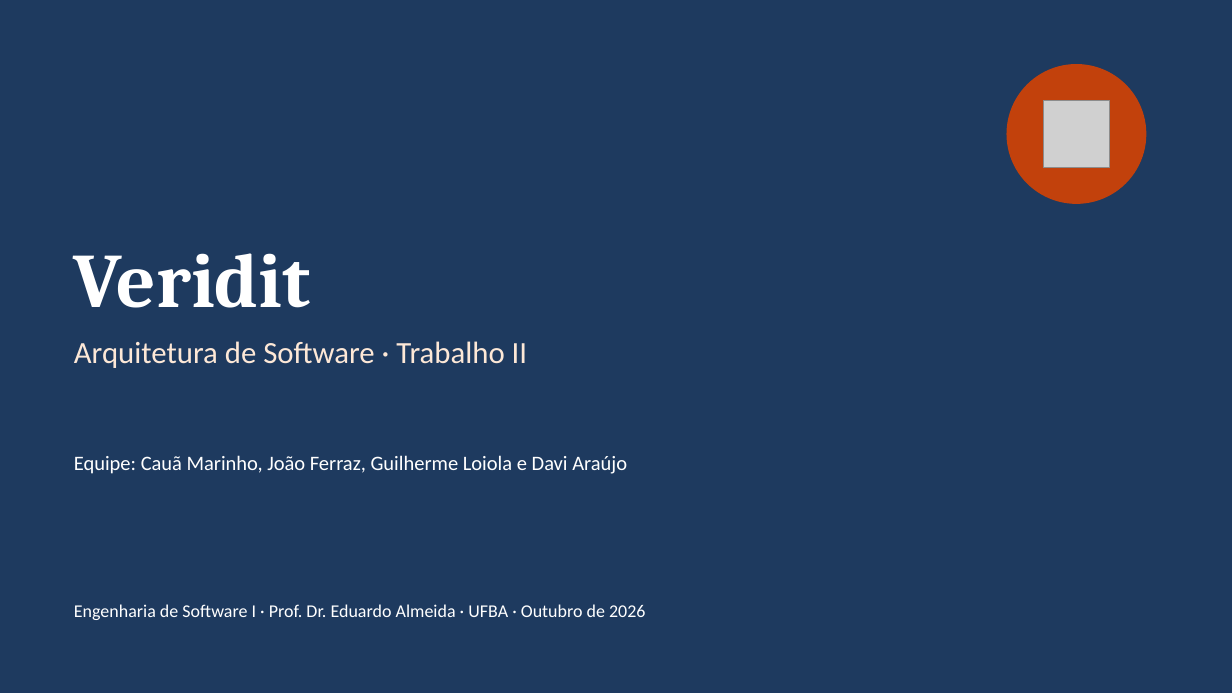
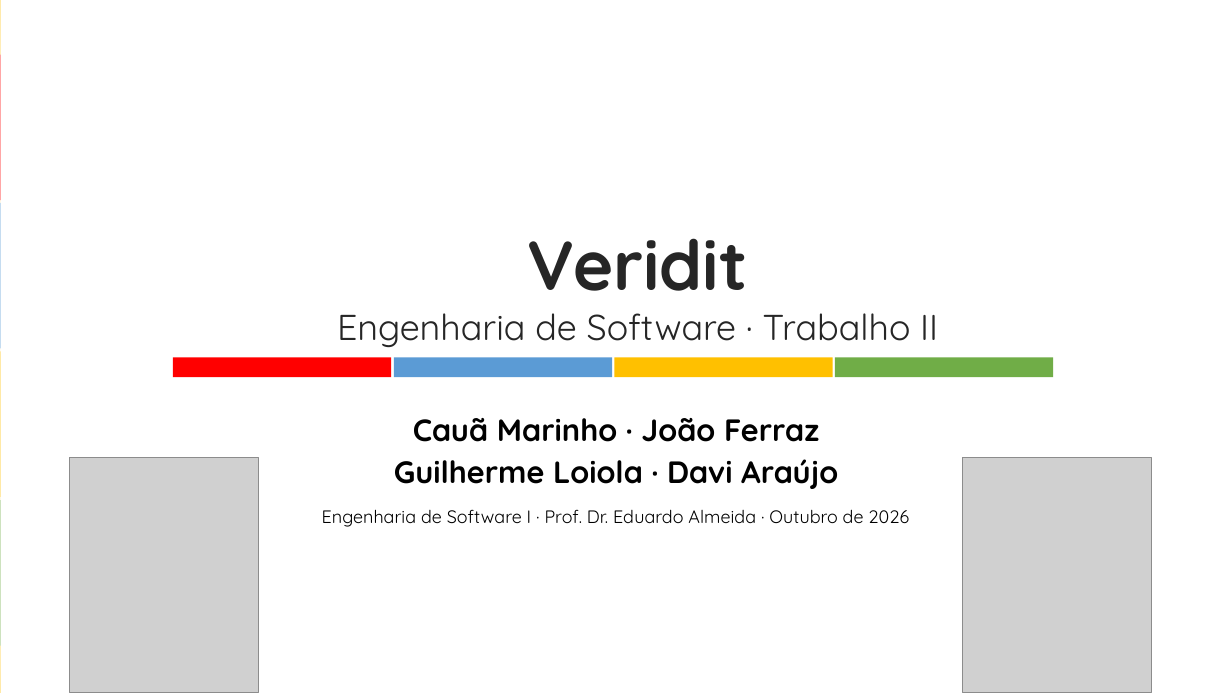
Before and after one commit to cauaalmeida01/projeto2, a slide deck: slide 1 of entregas/veridit-apresentacao-arquitetura.pptx. Drawn at 1232x693 pixels with LibreOffice and Linux fonts; fonts in the diff are those of the drawing; grey boxes stand for pictures. Boxes give left, top, right and bottom in pixels: in the first picture for what was removed or moved away, otherwise in the second. Text is boxed around its words. In the diff, an @@ line names an element or a change of style, - is before the commit and + after.

```diff
--- a/entregas/veridit-apresentacao-arquitetura.pptx
+++ b/entregas/veridit-apresentacao-arquitetura.pptx
@@ background #1E3A5F to gradient #FFFFFF to #FFC000 @@
@@ group added at <box>0,0,72,693</box>: 6 rectangles @@
@@ rectangle added at <box>0,55,56,200</box>, fill #FF0000 @@
@@ ellipse removed at <box>1007,65,1146,203</box> @@
@@ picture removed at <box>1043,101,1110,167</box> @@
@@ title added at <box>337,238,938,347</box>, 28 pt, text #262626 @@
+Veridit
+Engenharia de Software · Trabalho II
@@ title removed at <box>74,253,311,308</box> @@
-Veridit
@@ text removed at <box>74,341,527,368</box> @@
-Arquitetura de Software · Trabalho II
@@ rectangle added at <box>173,357,391,377</box>, fill #FF0000 @@
@@ group added at <box>0,0,1232,693</box>: 4 rectangles @@
@@ subtitle "Cauã Marinho · João Ferraz" at <box>322,418,909,527</box>: vertical alignment middle to top @@
@@ subtitle at <box>322,418,909,527</box>: text changed; font Calibri to Quicksand; text colour #FFFFFF to #000000 @@
-Engenharia de Software I · Prof. Dr. Eduardo Almeida · UFBA · Outubro de 2026
+Cauã Marinho · João Ferraz
+Guilherme Loiola · Davi Araújo
+Engenharia de Software I · Prof. Dr. Eduardo Almeida · Outubro de 2026
@@ picture added at <box>69,457,258,693</box> @@
@@ text removed at <box>74,455,627,474</box> @@
-Equipe: Cauã Marinho, João Ferraz, Guilherme Loiola e Davi Araújo
@@ picture added at <box>963,457,1152,693</box> @@
```
Also in this commit, not shown: 14 other slides changed, 5 slides added, 1 slide removed, 2 other files.
